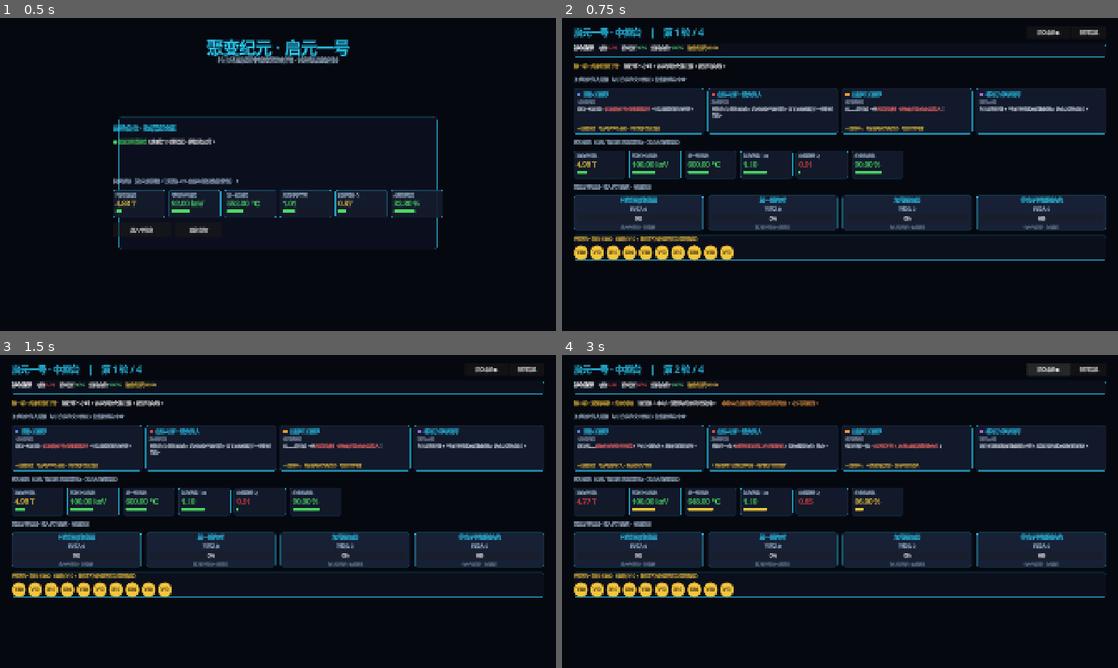
Above: before the commit, frames 1-4 (two rows, left to right).
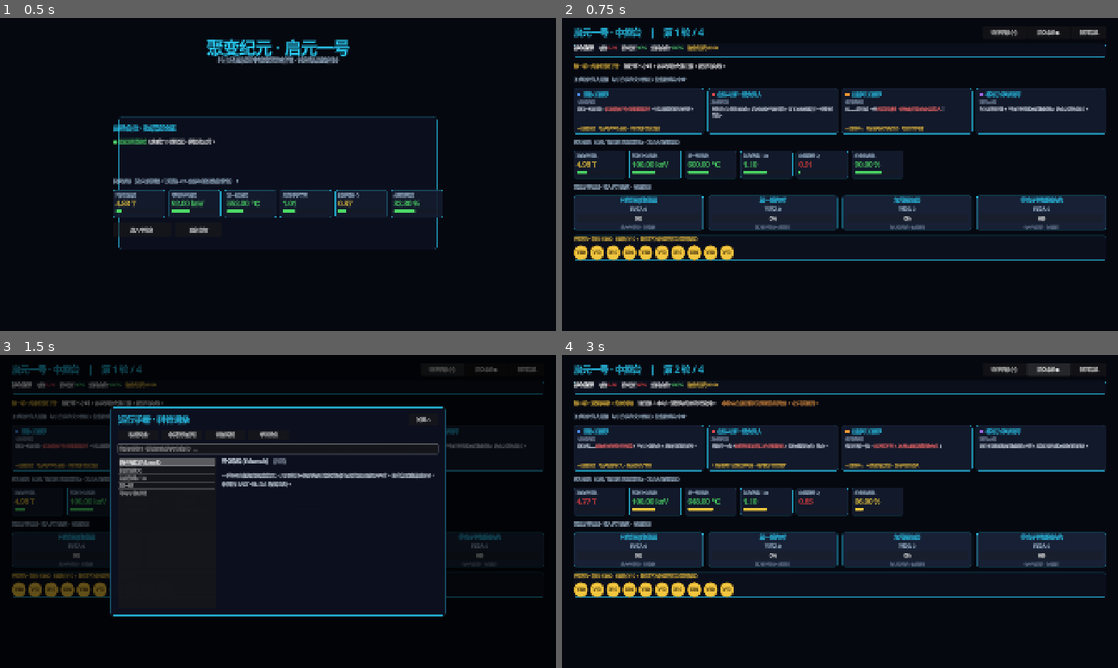
Above: after the commit, the same moments.

Repository: moss-550-w/Qiyuan-NO.1
Game: Godot game, scene res://scenes/menu/MainMenu.tscn
The game is run twice, just before and just after one commit, with the same random seed, the same clock (stepped at 60 frames per second) and the same inputs.
Inputs (mouse positions are in pixels of both pictures, inside the frame that each line leads up to):
- Up to frame 1 (0.5 s): no input
- Up to frame 2 (0.75 s): click "进入中控台" at 0.5 s
- Up to frame 3 (1.5 s): click (444, 370) at 1.25 s, where only the run after the commit has a clickable "运行手册 (H)"
- Up to frame 4 (3 s): click (984, 420) at 2 s, where only the run after the commit has a clickable "关闭 ✕"; click "提交本轮 ▶" at 2.75 s

Frame 1 is identical in both runs. In frame 2, less than 0.1% of the frame differs, in the area x 77-82%, y 3-6%; in frame 3, 24%, in the area x 2-98%, y 2-84%; in frame 4, less than 0.1%.

Commit message:
feat(control-room): add in-game manual panel and hotkey support
add a new manual panel scene and script, add a manual button to control room header, implement H key toggle hotkey for the manual panel

Diff:
--- a/scenes/control_room/ControlRoom.tscn
+++ b/scenes/control_room/ControlRoom.tscn
@@ -58,6 +58,11 @@
 text = "启元一号 · 中控台　|　第 1 轮"
 theme_override_colors/font_color = Color(0.168627, 0.835294, 1, 1)
 theme_override_font_sizes/font_size = 30
+
+[node name="BtnManual" type="Button" parent="Root/Main/Header"]
+custom_minimum_size = Vector2(150, 40)
+layout_mode = 2
+text = "运行手册 (H)"
 
 [node name="BtnSubmit" type="Button" parent="Root/Main/Header"]
 custom_minimum_size = Vector2(150, 40)
--- /dev/null
+++ b/scenes/panels/ManualPanel.tscn
@@ -0,0 +1,103 @@
+[gd_scene load_steps=3 format=3 uid="uid://cmanualpanel01"]
+
+[ext_resource type="Script" path="res://scripts/ui/ManualPanel.gd" id="1_mp"]
+
+[sub_resource type="StyleBoxFlat" id="StyleBoxFlat_win"]
+bg_color = Color(0.0470588, 0.0627451, 0.117647, 0.988235)
+border_width_left = 2
+border_width_top = 2
+border_width_right = 2
+border_width_bottom = 2
+border_color = Color(0.168627, 0.835294, 1, 0.4)
+corner_radius_top_left = 12
+corner_radius_top_right = 12
+corner_radius_bottom_right = 12
+corner_radius_bottom_left = 12
+
+[node name="ManualPanel" type="Control"]
+layout_mode = 3
+anchors_preset = 15
+anchor_right = 1.0
+anchor_bottom = 1.0
+grow_horizontal = 2
+grow_vertical = 2
+script = ExtResource("1_mp")
+
+[node name="Dimmer" type="ColorRect" parent="."]
+layout_mode = 1
+anchors_preset = 15
+anchor_right = 1.0
+anchor_bottom = 1.0
+grow_horizontal = 2
+grow_vertical = 2
+color = Color(0, 0, 0, 0.6)
+
+[node name="Center" type="CenterContainer" parent="."]
+layout_mode = 1
+anchors_preset = 15
+anchor_right = 1.0
+anchor_bottom = 1.0
+grow_horizontal = 2
+grow_vertical = 2
+
+[node name="Window" type="Panel" parent="Center"]
+custom_minimum_size = Vector2(1160, 720)
+layout_mode = 2
+theme_override_styles/panel = SubResource("StyleBoxFlat_win")
+
+[node name="Margin" type="MarginContainer" parent="Center/Window"]
+anchors_preset = 15
+anchor_right = 1.0
+anchor_bottom = 1.0
+grow_horizontal = 2
+grow_vertical = 2
+theme_override_constants/margin_left = 28
+theme_override_constants/margin_top = 22
+theme_override_constants/margin_right = 28
+theme_override_constants/margin_bottom = 22
+
+[node name="VBox" type="VBoxContainer" parent="Center/Window/Margin"]
+layout_mode = 2
+theme_override_constants/separation = 14
+
+[node name="Header" type="HBoxContainer" parent="Center/Window/Margin/VBox"]
+layout_mode = 2
+
+[node name="Title" type="Label" parent="Center/Window/Margin/VBox/Header"]
+layout_mode = 2
+size_flags_horizontal = 3
+text = "运行手册"
+theme_override_colors/font_color = Color(0.168627, 0.835294, 1, 1)
+theme_override_font_sizes/font_size = 28
+
+[node name="BtnClose" type="Button" parent="Center/Window/Margin/VBox/Header"]
+custom_minimum_size = Vector2(100, 38)
+layout_mode = 2
+text = "关闭 ✕"
+
+[node name="Tabs" type="HBoxContainer" parent="Center/Window/Margin/VBox"]
+layout_mode = 2
+theme_override_constants/separation = 10
+
+[node name="Search" type="LineEdit" parent="Center/Window/Margin/VBox"]
+layout_mode = 2
+placeholder_text = "搜索关键词（按当前板块内容检索）…"
+clear_button_enabled = true
+
+[node name="Body" type="HBoxContainer" parent="Center/Window/Margin/VBox"]
+layout_mode = 2
+size_flags_vertical = 3
+theme_override_constants/separation = 16
+
+[node name="List" type="ItemList" parent="Center/Window/Margin/VBox/Body"]
+custom_minimum_size = Vector2(340, 0)
+layout_mode = 2
+theme_override_font_sizes/font_size = 15
+
+[node name="Detail" type="RichTextLabel" parent="Center/Window/Margin/VBox/Body"]
+layout_mode = 2
+size_flags_horizontal = 3
+bbcode_enabled = true
+scroll_active = true
+theme_override_colors/default_color = Color(0.85, 0.89, 0.94, 1)
+theme_override_font_sizes/normal_font_size = 17
--- a/scripts/ui/ControlRoom.gd
+++ b/scripts/ui/ControlRoom.gd
@@ -9,9 +9,11 @@
 const GAUGE_SCENE := preload("res://scenes/components/Gauge.tscn")
 const TOKEN_SCENE := preload("res://scenes/components/BudgetToken.tscn")
 const BRIEFING_SCENE := preload("res://scenes/components/BriefingCard.tscn")
+const MANUAL_SCENE := preload("res://scenes/panels/ManualPanel.tscn")
 const TOKEN_FACE := 10   # 单枚代币面额
 
 @onready var _title: Label = $Root/Main/Header/Title
+@onready var _btn_manual: Button = $Root/Main/Header/BtnManual
 @onready var _btn_submit: Button = $Root/Main/Header/BtnSubmit
 @onready var _btn_back: Button = $Root/Main/Header/BtnBack
 @onready var _info: RichTextLabel = $Root/Main/InfoLabel
@@ -28,15 +30,33 @@
 var _part_labels: Dictionary = {}     # part_id → 显示名
 var _actual: Dictionary = {"q": 1.0, "stability": 1.0, "fuel": 1.0}
 var _predicting: bool = false
+var _manual: ManualPanel = null
 
 
 func _ready() -> void:
 	GameState.reset(SaveManager.settings.get("difficulty", "novice"))
 	_btn_back.pressed.connect(_on_back)
 	_btn_submit.pressed.connect(_on_submit)
+	_btn_manual.pressed.connect(_on_manual)
+	_manual = MANUAL_SCENE.instantiate()
+	add_child(_manual)
 	_build_gauges()
 	_wire_zones()
 	_start_round(1)
+
+
+func _unhandled_input(event: InputEvent) -> void:
+	# H 键随时唤出/收起运行手册
+	if event is InputEventKey and event.pressed and not event.echo \
+			and event.keycode == KEY_H:
+		_on_manual()
+		get_viewport().set_input_as_handled()
+
+
+func _on_manual() -> void:
+	AudioManager.play("ui_click")
+	if _manual:
+		_manual.toggle()
 
 
 func _process(_dt: float) -> void:
--- /dev/null
+++ b/scripts/ui/ManualPanel.gd
@@ -0,0 +1,170 @@
+extends Control
+class_name ManualPanel
+## ManualPanel —— 运行手册（科普知识库）覆盖面板
+##
+## 四个板块：词条 / 中国聚变成果 / 谣言辟谣 / 考研就业。
+## 统一为"条目列表 + 详情"模型；搜索框对当前板块的条目做本地检索过滤。
+## 全本地、零网络。可随时唤出（open）、点遮罩或关闭按钮收起（close）。
+
+## 板块键 → 显示名
+const SECTIONS := {
+	"glossary": "科普词条",
+	"milestones": "中国聚变成果",
+	"myth": "谣言辟谣",
+	"career": "考研就业",
+}
+
+@onready var _dimmer: ColorRect = $Dimmer
+@onready var _title: Label = $Center/Window/Margin/VBox/Header/Title
+@onready var _btn_close: Button = $Center/Window/Margin/VBox/Header/BtnClose
+@onready var _tabs: HBoxContainer = $Center/Window/Margin/VBox/Tabs
+@onready var _search: LineEdit = $Center/Window/Margin/VBox/Search
+@onready var _list: ItemList = $Center/Window/Margin/VBox/Body/List
+@onready var _detail: RichTextLabel = $Center/Window/Margin/VBox/Body/Detail
+
+var _current_section: String = "glossary"
+var _all_items: Array = []        # 当前板块全部条目 [{label, detail, search}]
+var _filtered: Array = []         # 过滤后条目
+
+
+func _ready() -> void:
+	visible = false
+	_btn_close.pressed.connect(close)
+	_dimmer.gui_input.connect(_on_dimmer_input)
+	_search.text_changed.connect(_on_search_changed)
+	_list.item_selected.connect(_show_detail)
+	_build_tabs()
+	_load_section("glossary")
+
+
+# ---------------------------------------------------------------------------
+# 唤出 / 收起
+# ---------------------------------------------------------------------------
+
+func open() -> void:
+	visible = true
+	move_to_front()
+	_search.grab_focus()
+
+
+func close() -> void:
+	visible = false
+
+
+func toggle() -> void:
+	if visible:
+		close()
+	else:
+		open()
+
+
+func _on_dimmer_input(event: InputEvent) -> void:
+	if event is InputEventMouseButton and event.pressed \
+			and event.button_index == MOUSE_BUTTON_LEFT:
+		close()
+
+
+# ---------------------------------------------------------------------------
+# 板块
+# ---------------------------------------------------------------------------
+
+func _build_tabs() -> void:
+	for child in _tabs.get_children():
+		child.queue_free()
+	for key in SECTIONS:
+		var btn := Button.new()
+		btn.text = SECTIONS[key]
+		btn.custom_minimum_size = Vector2(140, 36)
+		btn.pressed.connect(_load_section.bind(key))
+		_tabs.add_child(btn)
+
+
+func _load_section(section: String) -> void:
+	_current_section = section
+	_title.text = "运行手册 · %s" % SECTIONS.get(section, section)
+	_all_items = _build_section(section)
+	_search.text = ""
+	_refresh_list("")
+
+
+## 把各板块原始数据转为统一条目模型
+func _build_section(section: String) -> Array:
+	var items: Array = []
+	match section:
+		"glossary":
+			for e in DataManager.get_glossary():
+				var ed: Dictionary = e
+				if str(ed.get("id", "")).begins_with("_"):
+					continue
+				var term: String = ed.get("term", "")
+				var cat: String = ed.get("category", "")
+				var content: String = ed.get("content", "")
+				items.append({
+					"label": term,
+					"detail": "[b]%s[/b]　[color=#8893a5](%s)[/color]\n\n%s" % [term, cat, content],
+					"search": term + cat + content,
+				})
+		"milestones":
+			var tl: Dictionary = DataManager.get_config("timeline")
+			for e in tl.get("china_milestones", []):
+				var ed: Dictionary = e
+				var year: String = str(ed.get("year", ""))
+				var ev: String = ed.get("event", "")
+				if year == "_todo":
+					continue
+				items.append({
+					"label": "%s　%s" % [year, ev.left(16)],
+					"detail": "[b][color=#2bd6ff]%s 年[/color][/b]\n\n%s" % [year, ev],
+					"search": year + ev,
+				})
+		"myth":
+			var tl: Dictionary = DataManager.get_config("timeline")
+			for e in tl.get("myth_busting", []):
+				var ed: Dictionary = e
+				var myth: String = ed.get("myth", "")
+				var fact: String = ed.get("fact", "")
+				items.append({
+					"label": myth.left(20),
+					"detail": "[color=#e64040][b]谣言[/b][/color]　%s\n\n[color=#4ed36a][b]事实[/b][/color]　%s" % [myth, fact],
+					"search": myth + fact,
+				})
+		"career":
+			var tl: Dictionary = DataManager.get_config("timeline")
+			for e in tl.get("career_guide", []):
+				var ed: Dictionary = e
+				var topic: String = ed.get("topic", "")
+				var content: String = ed.get("content", "")
+				items.append({
+					"label": topic,
+					"detail": "[b]%s[/b]\n\n%s" % [topic, content],
+					"search": topic + content,
+				})
+	return items
+
+
+# ---------------------------------------------------------------------------
+# 检索 / 详情
+# ---------------------------------------------------------------------------
+
+func _on_search_changed(text: String) -> void:
+	_refresh_list(text)
+
+
+func _refresh_list(filter: String) -> void:
+	_list.clear()
+	_filtered.clear()
+	var key: String = filter.strip_edges().to_lower()
+	for item in _all_items:
+		if key == "" or key in String(item["search"]).to_lower():
+			_list.add_item(item["label"])
+			_filtered.append(item)
+	if _filtered.is_empty():
+		_detail.text = "[color=#8893a5]无匹配条目[/color]"
+	else:
+		_list.select(0)
+		_show_detail(0)
+
+
+func _show_detail(index: int) -> void:
+	if index >= 0 and index < _filtered.size():
+		_detail.text = str(_filtered[index]["detail"])
Not shown, added: scripts/ui/ManualPanel.gd.uid
